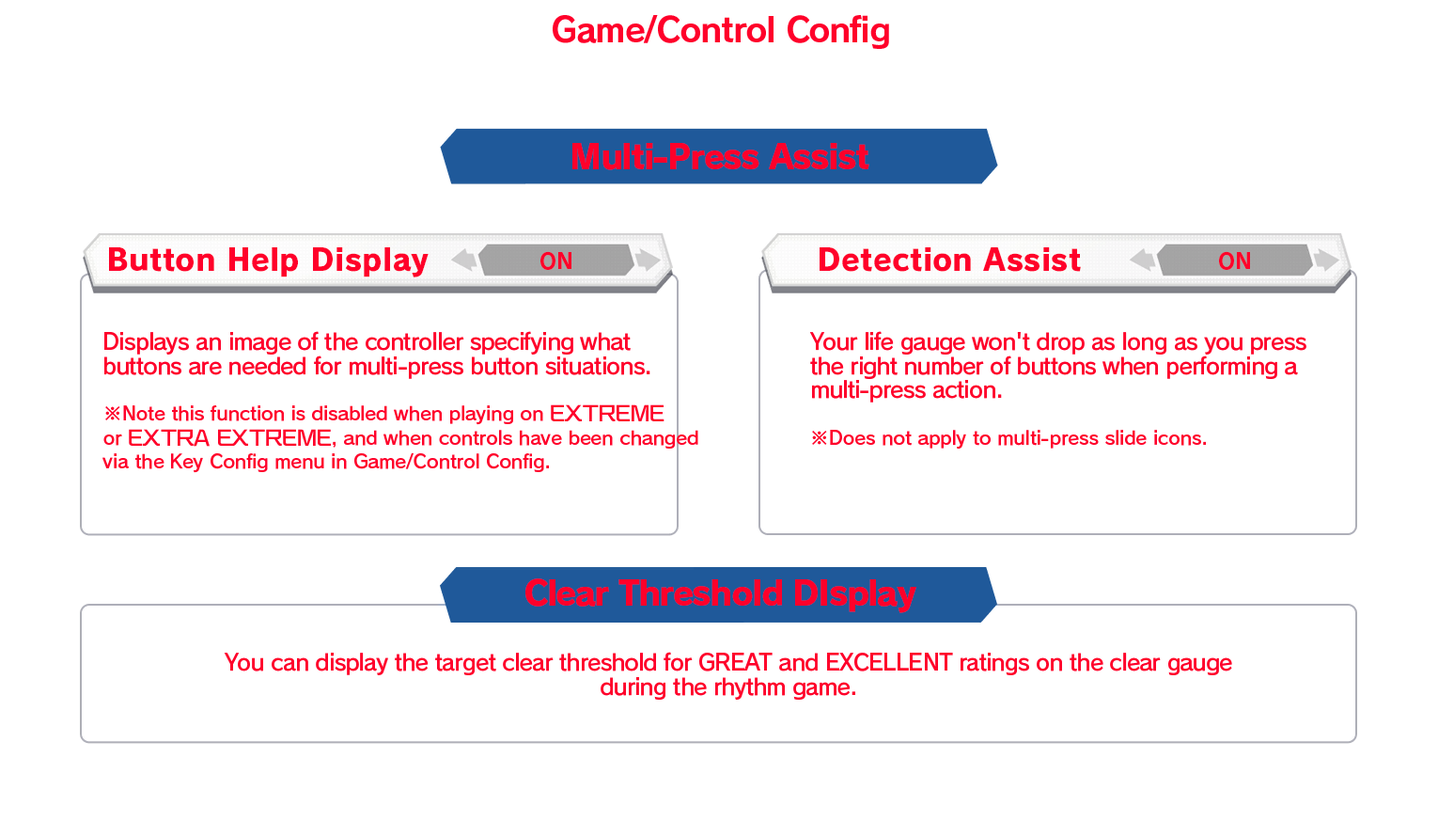
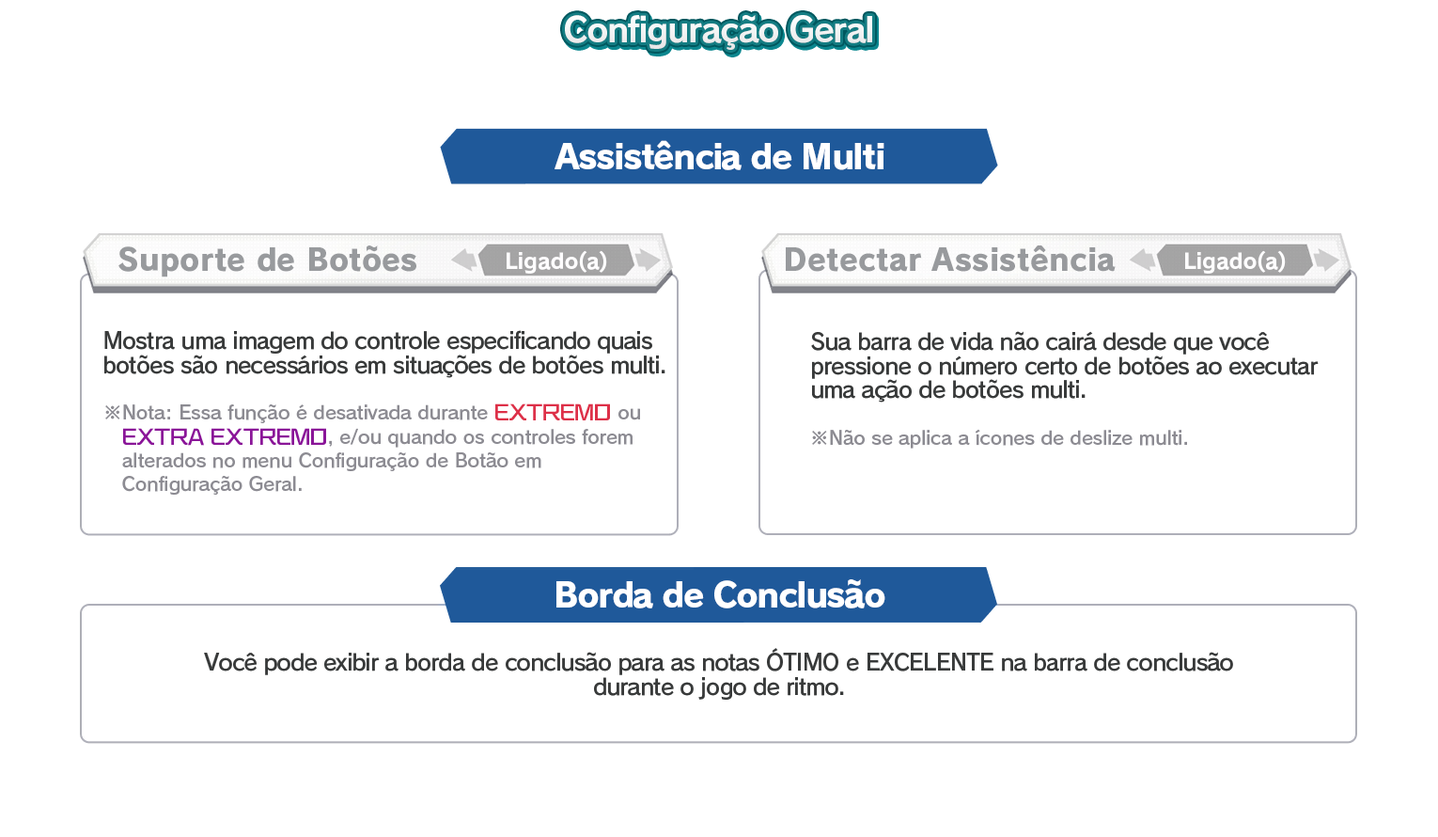
The second 1438x837 image is a revision of the first. Changes to its layers:
added group "PT Ajustado" with 12 layers above "PT" over left=104, top=15, right=1319, bottom=700
added layer "Você pode exibir a borda de conclusão para as notas ÓTIMO e EXC" (1st of 2, in "PT Ajustado") in group "PT Ajustado" over left=203, top=647, right=1234, bottom=700
added layer "Borda de Conclusão" (1st of 2, in "PT Ajustado") in group "PT Ajustado" over left=556, top=579, right=886, bottom=609
added layer "※Não se aplica a ícones de deslize multi." (1st of 2, in "PT Ajustado") in group "PT Ajustado" over left=812, top=428, right=1188, bottom=449
added layer "Sua barra de vida não cairá desde que você pressione o número c" (1st of 2, in "PT Ajustado") in group "PT Ajustado" over left=811, top=330, right=1319, bottom=403
added layer "Detectar Assistência" (1st of 2, in "PT Ajustado") in group "PT Ajustado" over left=785, top=245, right=1116, bottom=272
added layer "※Nota: Essa função é desativada durante EXTREMO ou EXTRA EXT" in group "PT Ajustado" over left=105, top=403, right=641, bottom=495
added layer "Mostra uma imagem do controle especificando quais botões são ne" (1st of 2, in "PT Ajustado") in group "PT Ajustado" over left=104, top=329, right=666, bottom=378
added layer "Suporte de Botões" (1st of 2, in "PT Ajustado") in group "PT Ajustado" over left=118, top=245, right=417, bottom=278
added layer "Assistência de Multi" (1st of 2, in "PT Ajustado") in group "PT Ajustado" over left=554, top=140, right=885, bottom=171
added layer "Configuração Geral" (1st of 2, in "PT Ajustado") in group "PT Ajustado" over left=564, top=15, right=873, bottom=50
renamed "Eng" to "ENG", hid the group it (12 layers) over left=102, top=15, right=1307, bottom=700
renamed "※Note this function is disabled when playing on EXTREME or EXTR" to "※Note this function is disabled when playing on EXTREME or E", painted on it over left=102, top=404, right=699, bottom=473
…and 2 more changes (2 added)
